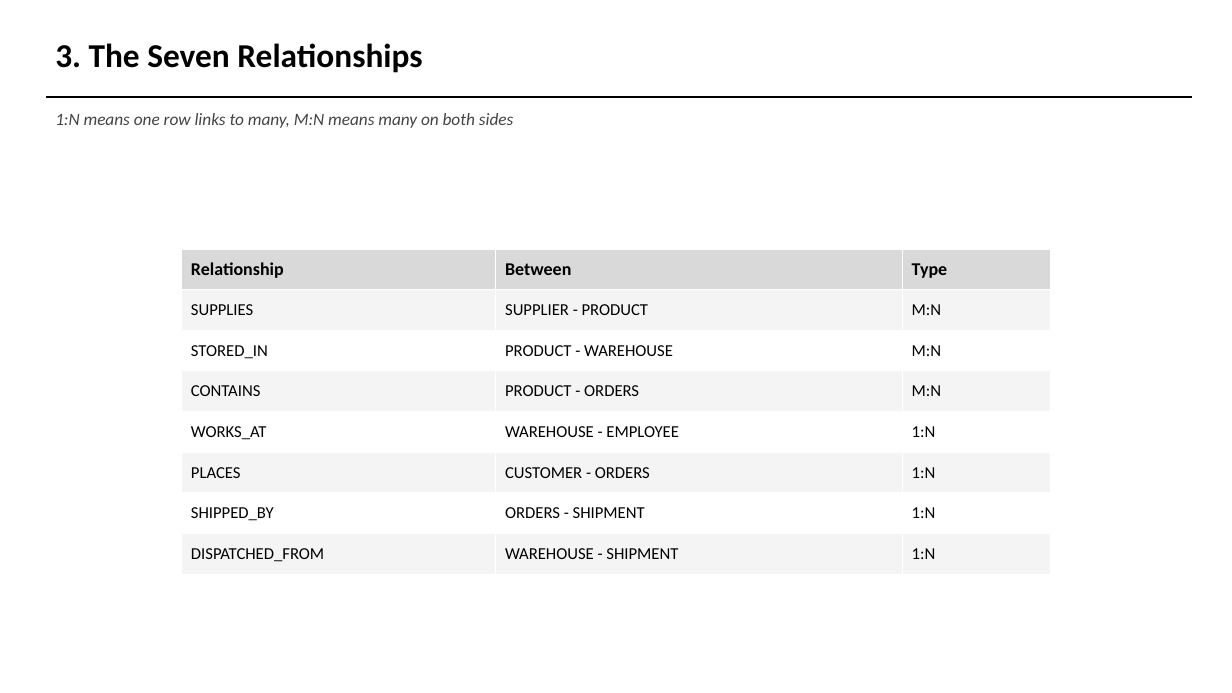
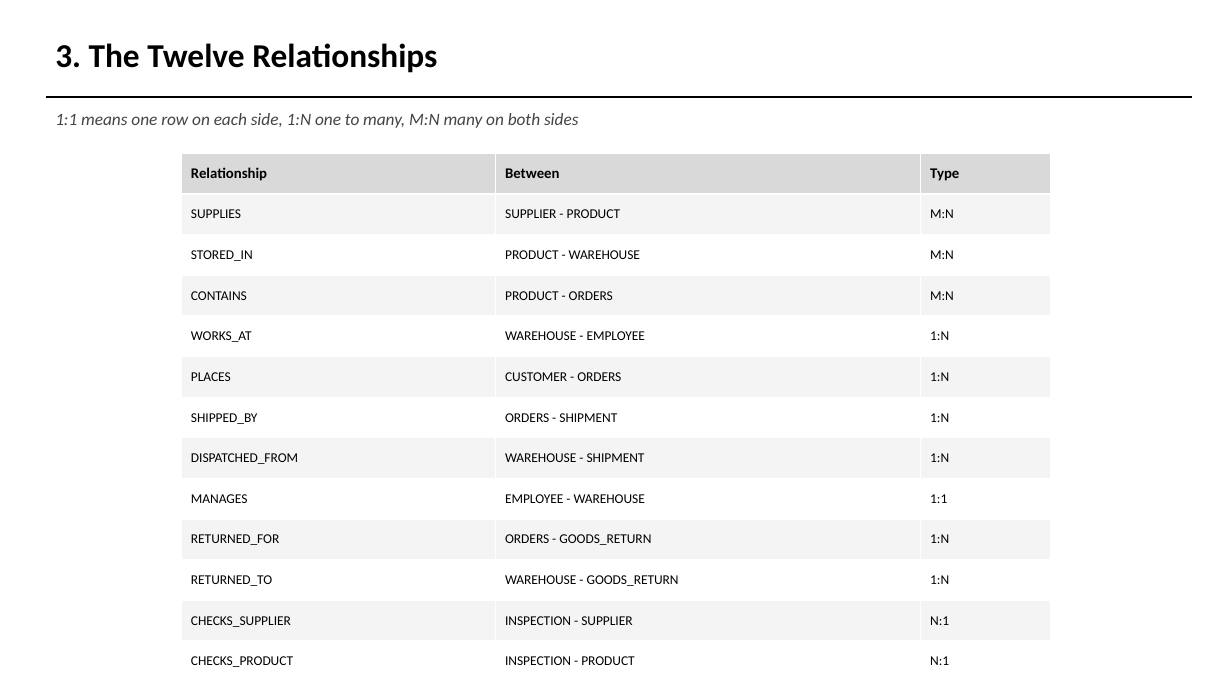
Before and after one commit to AviDhandhania/warehouse-supply-chain-dbms, a slide deck: slide 7 of presentation/DA1_Presentation.pptx. Drawn at 1232x693 pixels with LibreOffice and Linux fonts; fonts in the diff are those of the drawing. Boxes give left, top, right and bottom in pixels: in the first picture for what was removed or moved away, otherwise in the second. Text is boxed around its words. In the diff, an @@ line names an element or a change of style, - is before the commit and + after.

Commit message:
DA1: add generalization, aggregation and a 1:1 relationship
MANAGES joins EMPLOYEE and WAREHOUSE one to one, which is what WAREHOUSE
already needed to justify ManagerID. The column now carries a UNIQUE
constraint, so WAREHOUSE has a second candidate key and is still in BCNF.

Generalization lifts SHIPMENT and GOODS_RETURN into GOODS_MOVEMENT. Both
subclasses are in the ER model as separate entities with their own links to
ORDERS and WAREHOUSE, and the EER model lifts the shared columns and both
links into the superclass, collapsing ShipmentID and ReturnID into
MovementID. Built upwards from what existed, which is the only thing that
distinguishes it from the specialization already in the model.

Aggregation boxes SUPPLIER, SUPPLIES and PRODUCT and hangs INSPECTION off the
box. The ER model gives INSPECTION two separate links, one per participant,
so the figure shows why the aggregation is needed. It maps to a two-column
foreign key into SUPPLIES, so an inspection cannot name a pair that is not
supplied. Drawn as its own figure, since the box would have covered half of
the EER model.

Final schema goes from 17 tables to 20 with INSPECTION, GOODS_MOVEMENT and
GOODS_RETURN. Eight come out of the normalization and twelve straight from
the mapping.

The normalization chain is untouched: sample_data, the five norm figures and
decomp_tree are byte for byte what they were, because the lineage runs
through the other eight tables. Every count in the report, the deck and the
README follows the new totals.

```diff
--- a/presentation/DA1_Presentation.pptx
+++ b/presentation/DA1_Presentation.pptx
@@ text at [55,43,437,73]: text changed @@
-3. The Seven Relationships
+3. The Twelve Relationships
@@ text at [55,113,578,128]: text changed @@
-1:N means one row links to many, M:N means many on both sides
+1:1 means one row on each side, 1:N one to many, M:N many on both sides
@@ table at [182,153,1051,682] @@
+row 9: MANAGES | EMPLOYEE - WAREHOUSE | 1:1
+row 10: RETURNED_FOR | ORDERS - GOODS_RETURN | 1:N
+row 11: RETURNED_TO | WAREHOUSE - GOODS_RETURN | 1:N
+row 12: CHECKS_SUPPLIER | INSPECTION - SUPPLIER | N:1
+row 13: CHECKS_PRODUCT | INSPECTION - PRODUCT | N:1
@@ table: place and size @@
-table at [182,249,1051,574]
+table at [182,153,1051,682]
```
Also in this commit, not shown: 12 other slides changed, 3 slides added, 8 other files.
